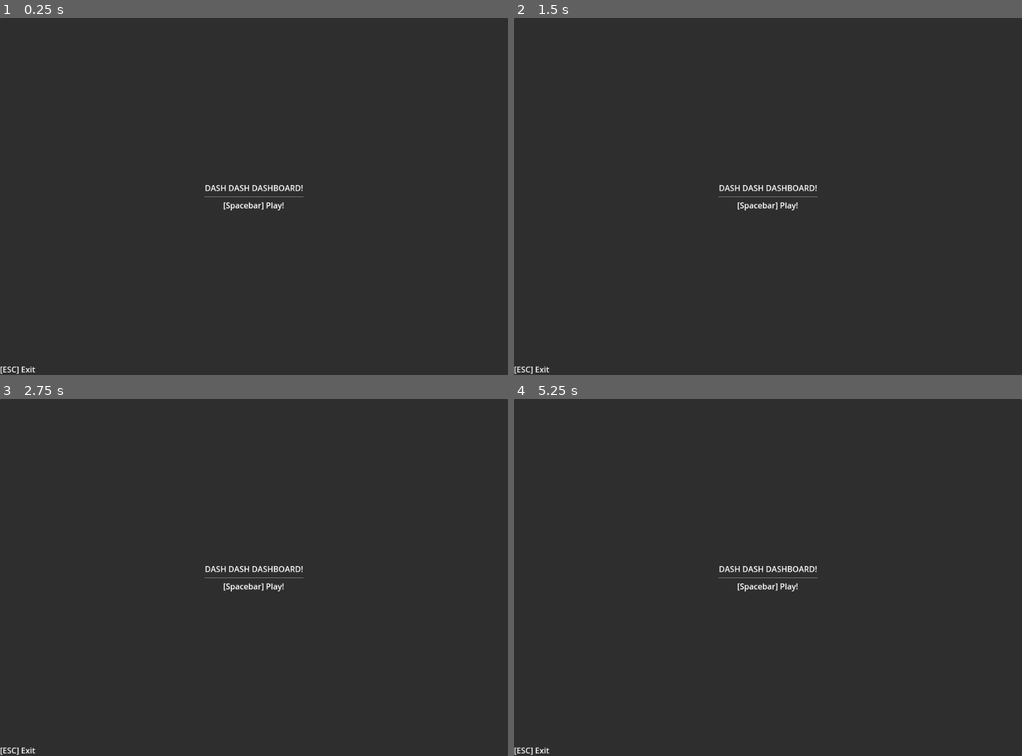
Above: before the commit, frames 1-4 (two rows, left to right).
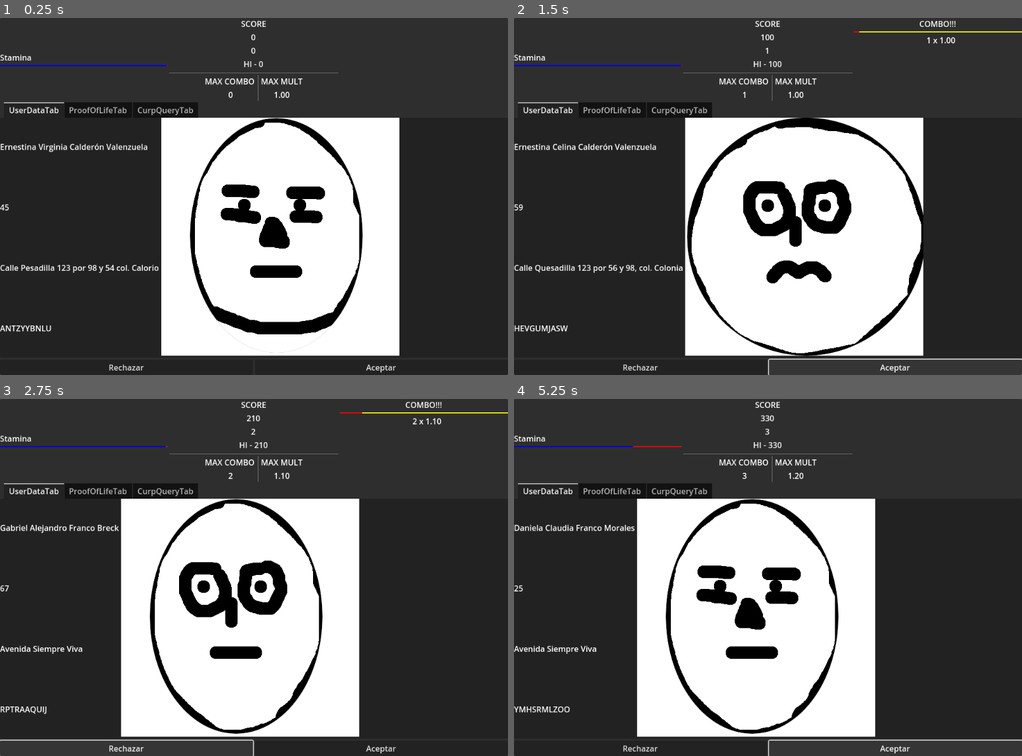
Above: after the commit, the same moments.

Repository: pyramid-seph/dash_dash_dashboard
Game: Godot game, scene res://scenes/Main.tscn
Two runs of this game, one before a commit and one after it. Both use one fixed random seed, a clock stepped at 60 frames per second and the inputs below.
Inputs (mouse positions are in pixels of both pictures, inside the frame that each line leads up to):
- Up to frame 1 (0.25 s): no input
- Up to frame 2 (1.5 s): click (641, 367) at 0.5 s, where only the run after the commit has a clickable "Rechazar"; click (895, 367) at 1.25 s, where only the run after the commit has a clickable "Aceptar"
- Up to frame 3 (2.75 s): click (127, 748) at 2 s, where only the run after the commit has a clickable "Rechazar"
- Up to frame 4 (5.25 s): click (895, 748) at 2.75 s, where only the run after the commit has a clickable "Aceptar"; click (641, 748) at 3.5 s, where only the run after the commit has a clickable "Rechazar"; click (895, 748) at 4.25 s, where only the run after the commit has a clickable "Aceptar"; tap Enter at 5 s

The runs differ from the first frame. In frame 1, 34% of the frame differs, in the area x 0-79%, y 0-100%; in frame 2, 34%, in the area x 0-100%, y 0-100%; in frame 3, 34%; in frame 4, 34%.

Commit message:
Show hi score and make clearer how the total score is calculated

Diff:
--- a/scenes/GameOverPanel.gd
+++ b/scenes/GameOverPanel.gd
@@ -7,11 +7,11 @@
 @onready var total_score_label := %TotalScore as Label
 
 
-func show_results(max_combo: int, max_multiplier: float, bonus_points: int, total_score: int) -> void:
+func show_results(max_combo: int, max_multiplier: float, bonus_points: int, total_score: int, old_score: int) -> void:
 	max_combo_label.text = "MAX COMBO: %s" % max_combo
 	max_multiplier_label.text = "MAX MULT: %s" % max_multiplier
 	bonus_points_label.text = "Bonus! (MAX COMBO x MAX MULT x 100): %s" % bonus_points
-	total_score_label.text = "Total Score: %s" % total_score
+	total_score_label.text = "Total Score: %s + %s = %s" % [old_score, bonus_points, total_score]
 	visible = true
 
 func hide_results() -> void:
--- a/scenes/GameplayGui.gd
+++ b/scenes/GameplayGui.gd
@@ -57,6 +57,10 @@
 	score_panel.score = value
 
 
+func update_hi_score(value: int) -> void:
+	score_panel.hi_score = value
+
+
 func update_max_combo(value: int) -> void:
 	score_panel.max_combo = value
 
@@ -73,8 +77,8 @@
 	pause_panel.visible = paused
 
 
-func show_results(max_combo: int, max_multiplier: float, bonus_points: int, total_score: int) -> void:
-	game_over_results.show_results(max_combo, max_multiplier, bonus_points, total_score)
+func show_results(max_combo: int, max_multiplier: float, bonus_points: int, total_score: int, old_score: int) -> void:
+	game_over_results.show_results(max_combo, max_multiplier, bonus_points, total_score, old_score)
 
 
 func hide_results() -> void:
--- a/scenes/GameplayGui.tscn
+++ b/scenes/GameplayGui.tscn
@@ -20,6 +20,7 @@
 script = ExtResource("1_6yfmw")
 
 [node name="TitleScreen" type="PanelContainer" parent="."]
+visible = false
 layout_mode = 1
 anchors_preset = 15
 anchor_right = 1.0
@@ -53,7 +54,6 @@
 text = "[ESC] Exit"
 
 [node name="PanelContainer" type="PanelContainer" parent="."]
-visible = false
 layout_mode = 1
 anchors_preset = 15
 anchor_right = 1.0
--- a/scenes/Main.gd
+++ b/scenes/Main.gd
@@ -15,7 +15,14 @@
 var _max_combo: int = 0
 var _max_combo_multiplier: float = 0
 var _correct_guesses: int = 0
-var _score: int = 0
+var _hi_score: int = 0:
+	set(new_value):
+		_hi_score = new_value
+		gameplay_gui.update_hi_score(_hi_score)
+var _score: int = 0:
+	set(new_value):
+		_score = new_value
+		_hi_score = maxi(_hi_score, _score)
 var _game_state: GameState = GameState.PLAYING
 var _current_request_challenge: RequestChallenge:
 	get:
@@ -38,10 +45,10 @@
 	_setup_next_request_challenge()
 	gameplay_gui.hide_results()
 	stamina_timer.start(stamina_sec)
-	gameplay_gui.update_score(_score)
 	gameplay_gui.update_max_multiplier(_max_combo_multiplier)
 	gameplay_gui.update_max_combo(_max_combo)
 	gameplay_gui.update_correct_guessess(_correct_guesses)
+	gameplay_gui.update_score(_score)
 	request_combo_mngr.combo_started.connect(func(multiplier, combo):
 		gameplay_gui.request_combo_counter.show_combo_bar(true)
 		gameplay_gui.request_combo_counter.combo = combo
@@ -111,7 +118,6 @@
 	if _max_combo < request_combo_mngr.consecutive_extensions:
 		_max_combo = request_combo_mngr.consecutive_extensions
 		gameplay_gui.update_max_combo(_max_combo)
-
 	gameplay_gui.update_score(_score)
 	gameplay_gui.update_correct_guessess(_correct_guesses)
 
@@ -154,5 +160,6 @@
 func _on_stamina_timer_timeout() -> void:
 	_game_state = GameState.GAME_OVER
 	var bonus_points: int = int(_max_combo * _max_combo_multiplier * base_points_successful_request)
+	var old_score = _score
 	_score += bonus_points
-	gameplay_gui.show_results(_max_combo, _max_combo_multiplier, bonus_points, _score)
+	gameplay_gui.show_results(_max_combo, _max_combo_multiplier, bonus_points, _score, old_score)
--- a/scenes/Main.tscn
+++ b/scenes/Main.tscn
@@ -9,6 +9,10 @@
 [node name="Main" type="Node"]
 process_mode = 3
 script = ExtResource("1_j113n")
+stamina_sec = null
+stamina_gain_sec = null
+stamina_lose_sec = null
+base_points_successful_request = null
 
 [node name="PersonRandomizer" parent="." instance=ExtResource("2_iq7nc")]
 process_mode = 1
--- a/scenes/ScorePanel.gd
+++ b/scenes/ScorePanel.gd
@@ -2,6 +2,7 @@
 extends VBoxContainer
 
 @onready var score_label := $ScoreLabel as Label
+@onready var hi_score_label := $HiScoreLabel as Label
 @onready var correct_guesses_label := $CorrectGuessesLabel as Label
 @onready var max_combo_label := %MaxComboLabel as Label
 @onready var max_multiplier_label := %MaxMultiplierLabel as Label
@@ -11,6 +12,11 @@
 	set(new_value):
 		score = new_value
 		score_label.text = "%.0f" % score
+
+var hi_score: int:
+	set(new_value):
+		hi_score = new_value
+		hi_score_label.text = "HI - %.0f" % hi_score
 
 var correct_guesses: int:
 	set(new_value):
--- a/scenes/ScorePanel.tscn
+++ b/scenes/ScorePanel.tscn
@@ -6,54 +6,81 @@
 script = ExtResource("1_imqm5")
 
 [node name="Label" type="Label" parent="."]
-layout_mode = 2
+offset_right = 197.0
+offset_bottom = 26.0
 text = "SCORE"
 horizontal_alignment = 1
 
 [node name="ScoreLabel" type="Label" parent="."]
-layout_mode = 2
+offset_top = 30.0
+offset_right = 197.0
+offset_bottom = 56.0
 text = "1000"
 horizontal_alignment = 1
 
 [node name="CorrectGuessesLabel" type="Label" parent="."]
-layout_mode = 2
+offset_top = 60.0
+offset_right = 197.0
+offset_bottom = 86.0
 text = "99"
 horizontal_alignment = 1
 
+[node name="HiScoreLabel" type="Label" parent="."]
+offset_top = 90.0
+offset_right = 197.0
+offset_bottom = 116.0
+text = "HI - 1000"
+horizontal_alignment = 1
+
 [node name="HSeparator" type="HSeparator" parent="."]
-layout_mode = 2
+offset_top = 120.0
+offset_right = 197.0
+offset_bottom = 124.0
 
 [node name="HBoxContainer" type="HBoxContainer" parent="."]
-layout_mode = 2
+offset_top = 128.0
+offset_right = 197.0
+offset_bottom = 184.0
 alignment = 1
 
 [node name="VBoxContainer" type="VBoxContainer" parent="HBoxContainer"]
-layout_mode = 2
+offset_right = 101.0
+offset_bottom = 56.0
 
 [node name="Label" type="Label" parent="HBoxContainer/VBoxContainer"]
-layout_mode = 2
+offset_right = 101.0
+offset_bottom = 26.0
 text = "MAX COMBO"
 
 [node name="MaxComboLabel" type="Label" parent="HBoxContainer/VBoxContainer"]
 unique_name_in_owner = true
-layout_mode = 2
+offset_top = 30.0
+offset_right = 101.0
+offset_bottom = 56.0
 size_flags_horizontal = 3
 text = "9999"
 horizontal_alignment = 1
 
 [node name="VSeparator" type="VSeparator" parent="HBoxContainer"]
-layout_mode = 2
+offset_left = 105.0
+offset_right = 109.0
+offset_bottom = 56.0
 
 [node name="VBoxContainer2" type="VBoxContainer" parent="HBoxContainer"]
-layout_mode = 2
+offset_left = 113.0
+offset_right = 197.0
+offset_bottom = 56.0
 
 [node name="Label" type="Label" parent="HBoxContainer/VBoxContainer2"]
-layout_mode = 2
+offset_right = 84.0
+offset_bottom = 26.0
 text = "MAX MULT"
 
 [node name="MaxMultiplierLabel" type="Label" parent="HBoxContainer/VBoxContainer2"]
 unique_name_in_owner = true
-layout_mode = 2
+offset_top = 30.0
+offset_right = 84.0
+offset_bottom = 56.0
 size_flags_horizontal = 3
 text = "9999"
 horizontal_alignment = 1
